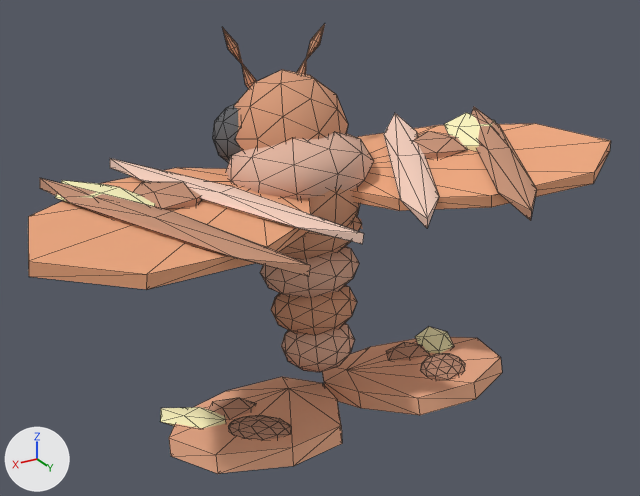
The glTF model web-forest/public/model/species/phauda-flammans.glb, before and after one commit.
Rendered twice from a camera (50 mm lens) standing at (0.547, 0.962, 0.843) and looking at (0.005, 0.058, 0.391). The lights are fixed; the arrows at lower left show +X, +Y and +Z. The older version comes first. Mesh edges are drawn as thin lines on the coarser meshes. Where no turn or scale is listed for an object, it has been applied to the vertices. Vertices at exactly the same position are counted once.

In view in the first picture: 'abdomen0', 'abdomen1', 'abdomen2', 'abdomen3', 'eye-l', 'head', 'ocellus00', 'ocellus01', 'thorax', 'wing-lo-l', 'wing-lo-r', 'wing-up-l', 'wing-up-r' and 4 more.
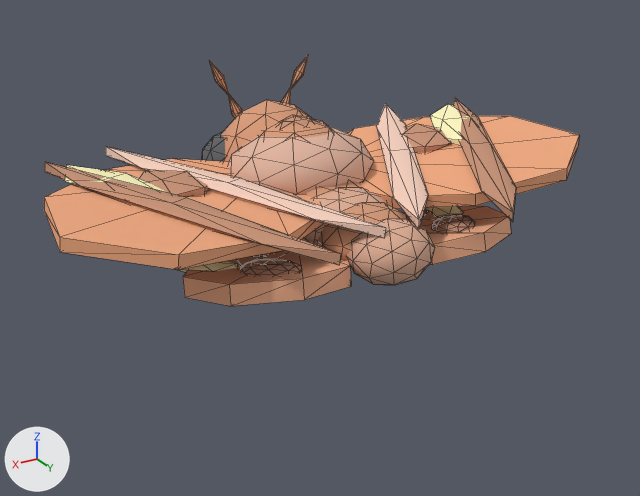
ob_wing_lo_l_j is not drawn itself; it is the parent of ob_wing_lo_l.
ob_wing_lo_r_j is not drawn itself; it is the parent of ob_wing_lo_r.

Where the newer file only moved an object's origin or applied its transform, the numbers keep the older frame.

Location of each change, (x1, y1, x2, y2) in pixels of the pictures (640 x 496 px):
'wing-up-l', reshaped (6% shorter)
    before: (28, 158, 364, 289)
    after: (44, 147, 386, 270)
'wing-up-r', reshaped (10% narrower, 8% taller)
    before: (352, 107, 611, 228)
    after: (347, 98, 579, 229)
'wing-lo-l', mesh rescaled, moved, turned
    before: (160, 377, 342, 474)
    after: (176, 250, 351, 306)
'wing-lo-r', mesh rescaled, moved, turned
    before: (322, 327, 502, 415)
    after: (407, 206, 511, 265)
'head', moved
    before: (234, 70, 348, 151)
    after: (221, 100, 310, 162)
'abdomen3', moved
    before: (281, 323, 355, 372)
    after: (347, 219, 435, 285)
'abdomen2', moved
    before: (271, 285, 357, 335)
    after: (317, 203, 409, 267)
'abdomen1', moved
    before: (260, 246, 359, 298)
    after: (302, 188, 388, 246)
'ocellus00', moved, turned
    before: (228, 415, 291, 440)
    after: (240, 259, 302, 275)
'abdomen0', moved
    before: (279, 217, 362, 259)
    after: (303, 181, 362, 198)
'ocellus01', moved, turned
    before: (420, 353, 465, 380)
    after: (431, 214, 475, 233)
'eye-l', moved
    before: (212, 104, 242, 163)
    after: (201, 133, 225, 162)
'antenna-l1', moved
    before: (222, 27, 243, 65)
    after: (209, 60, 229, 95)
'antenna-r1', moved
    before: (306, 24, 325, 60)
    after: (290, 55, 309, 89)
'antenna-l0', moved
    before: (242, 64, 256, 89)
    after: (229, 94, 243, 118)
'antenna-r0', moved (mostly hidden)
    before: (297, 59, 307, 74)
    after: (281, 89, 291, 104)

The change, as a diff of the scene's bpy script:
```diff
--- a/web-forest/public/model/species/phauda-flammans.glb.py
+++ b/web-forest/public/model/species/phauda-flammans.glb.py
@@ me_mesh_10 @@
-me_mesh_10.from_pydata(...)  # 68 vertices, 116 faces; spans x -0.04..0.346, y -0.088..0.286, z -0.013..0.049
+me_mesh_10.from_pydata(...)  # 68 vertices, 116 faces; spans x -0.041..0.309, y -0.109..0.291, z -0.006..0.058
+# me_mesh_10 part 1: the whole mesh is multiplied about its middle by the matrix ((0.941, -0.093, -0.011), (-0.091, 1.05, -0.016), (0.005, -0.007, 1.0)), then moved by (-0.018, -0.009, 0.008)
 me_mesh_10.materials.append(mat_flat)
@@ me_mesh_11 @@
-me_mesh_11.from_pydata(...)  # 68 vertices, 116 faces; spans x -0.346..0.04, y -0.088..0.286, z -0.013..0.049
+me_mesh_11.from_pydata(...)  # 68 vertices, 116 faces; spans x -0.309..0.041, y -0.109..0.291, z -0.006..0.058
+# me_mesh_11 part 2: the whole mesh is multiplied about its middle by the matrix ((0.941, 0.093, 0.011), (0.091, 1.05, -0.016), (-0.005, -0.007, 1.0)), then moved by (0.018, -0.009, 0.008)
 me_mesh_11.materials.append(mat_flat)
@@ me_mesh_12 @@
 # used by ob_wing_lo_l; parent = ob_wing_lo_l_j; location = (0.0, 0.0, 0.0); rotation_euler = (0.0, -0.143, 0.0), in degrees (0, -8.2, 0)
-me_mesh_12.from_pydata(...)  # 44 vertices, 76 faces; spans x -0.024..0.225, y -0.113..0.13, z -0.012..0.02
+me_mesh_12.from_pydata(...)  # 44 vertices, 76 faces; spans x -0.021..0.2, y -0.1..0.115, z -0.012..0.02
+# me_mesh_12 part 3: the whole mesh is scaled about the mesh origin by (0.888, 0.888, 1)
 me_mesh_12.materials.append(mat_flat)
@@ me_mesh_13 @@
 # used by ob_wing_lo_r; parent = ob_wing_lo_r_j; location = (0.0, 0.0, 0.0); rotation_euler = (0.0, 0.143, 0.0), in degrees (0, 8.2, 0)
-me_mesh_13.from_pydata(...)  # 44 vertices, 76 faces; spans x -0.225..0.024, y -0.113..0.13, z -0.012..0.02
+me_mesh_13.from_pydata(...)  # 44 vertices, 76 faces; spans x -0.2..0.021, y -0.1..0.115, z -0.012..0.02
+# me_mesh_13 part 4: the whole mesh is scaled about the mesh origin by (0.888, 0.888, 1)
 me_mesh_13.materials.append(mat_flat)
@@ ob_abdomen0 @@
 ob_abdomen0 = bpy.data.objects.new('abdomen0', me_mesh_1)
-ob_abdomen0.location = (0.0, 0.011, 0.4)
+ob_abdomen0.location = (0.0, 0.048, 0.448)
@@ ob_abdomen1 @@
 ob_abdomen1 = bpy.data.objects.new('abdomen1', me_mesh_2)
-ob_abdomen1.location = (0.0, 0.022, 0.348)
+ob_abdomen1.location = (0.0, 0.1, 0.445)
@@ ob_abdomen2 @@
 ob_abdomen2 = bpy.data.objects.new('abdomen2', me_mesh_3)
-ob_abdomen2.location = (0.0, 0.033, 0.295)
+ob_abdomen2.location = (0.0, 0.153, 0.442)
@@ ob_abdomen3 @@
 ob_abdomen3 = bpy.data.objects.new('abdomen3', me_mesh_4)
-ob_abdomen3.location = (0.0, 0.043, 0.243)
+ob_abdomen3.location = (0.0, 0.205, 0.439)
@@ ob_head @@
 ob_head.parent = ob_thorax
-ob_head.location = (0.0, -0.0164, 0.0738)
+ob_head.location = (0.0, -0.0697, 0.0344)
@@ ob_eye_l @@
 ob_eye_l = bpy.data.objects.new('eye-l', me_mesh_6)
-ob_eye_l.location = (0.049, -0.059, 0.52)
+ob_eye_l.location = (0.049, -0.103, 0.47)
@@ ob_wing_lo_l_j @@
 ob_wing_lo_l_j = bpy.data.objects.new('wing-lo-l-j', None)
-ob_wing_lo_l_j.location = (0.0369, 0.041, 0.173)
+ob_wing_lo_l_j.location = (0.0369, 0.0697, 0.393)
 ob_wing_lo_l_j.rotation_euler = (0.157, 0.0, 0.518)  # degrees (9, 0, 30)
@@ ob_wing_lo_l @@
 ob_wing_lo_l.location = (0.0, 0.0, 0.0)
-ob_wing_lo_l.rotation_euler = (0.0, -0.143, 0.0)  # degrees (0, -8.2, 0)
+ob_wing_lo_l.rotation_euler = (0.0, -0.15, 0.0)  # degrees (0, -8.6, 0)
@@ ob_ocellus00 @@
 ob_ocellus00.parent = ob_wing_lo_l
-ob_ocellus00.location = (0.144, 0.0412, 0.012)
+ob_ocellus00.location = (0.128, 0.0366, 0.012)
@@ ob_wing_lo_r_j @@
 ob_wing_lo_r_j = bpy.data.objects.new('wing-lo-r-j', None)
-ob_wing_lo_r_j.location = (-0.0369, 0.041, 0.173)
+ob_wing_lo_r_j.location = (-0.0369, 0.0697, 0.393)
 ob_wing_lo_r_j.rotation_euler = (0.157, 0.0, -0.518)  # degrees (9, 0, -30)
@@ ob_wing_lo_r @@
 ob_wing_lo_r.location = (0.0, 0.0, 0.0)
-ob_wing_lo_r.rotation_euler = (0.0, 0.143, 0.0)  # degrees (0, 8.2, 0)
+ob_wing_lo_r.rotation_euler = (0.0, 0.15, 0.0)  # degrees (0, 8.6, 0)
@@ ob_ocellus01 @@
 ob_ocellus01.parent = ob_wing_lo_r
-ob_ocellus01.location = (-0.144, 0.0412, 0.012)
+ob_ocellus01.location = (-0.128, 0.0366, 0.012)
```
